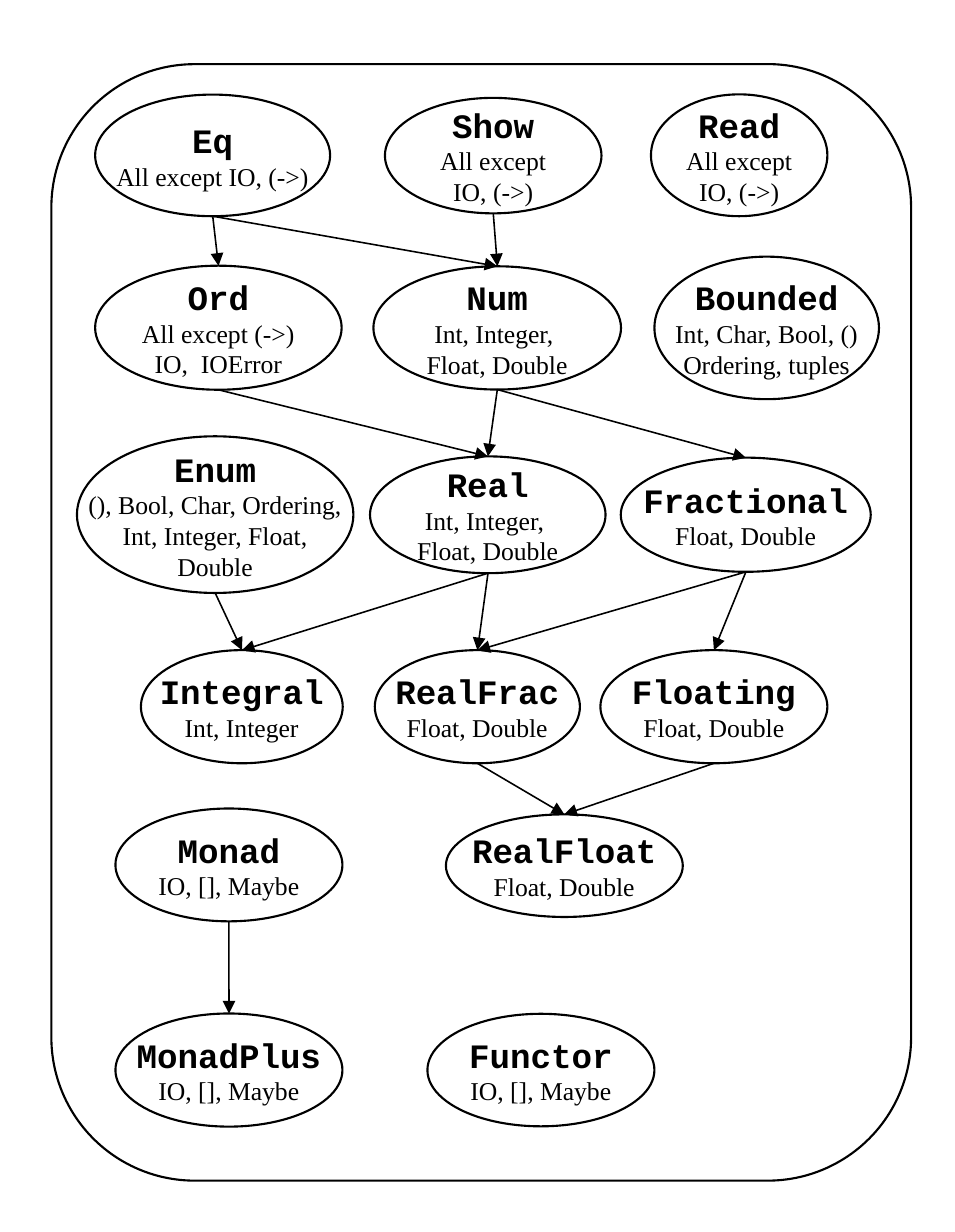
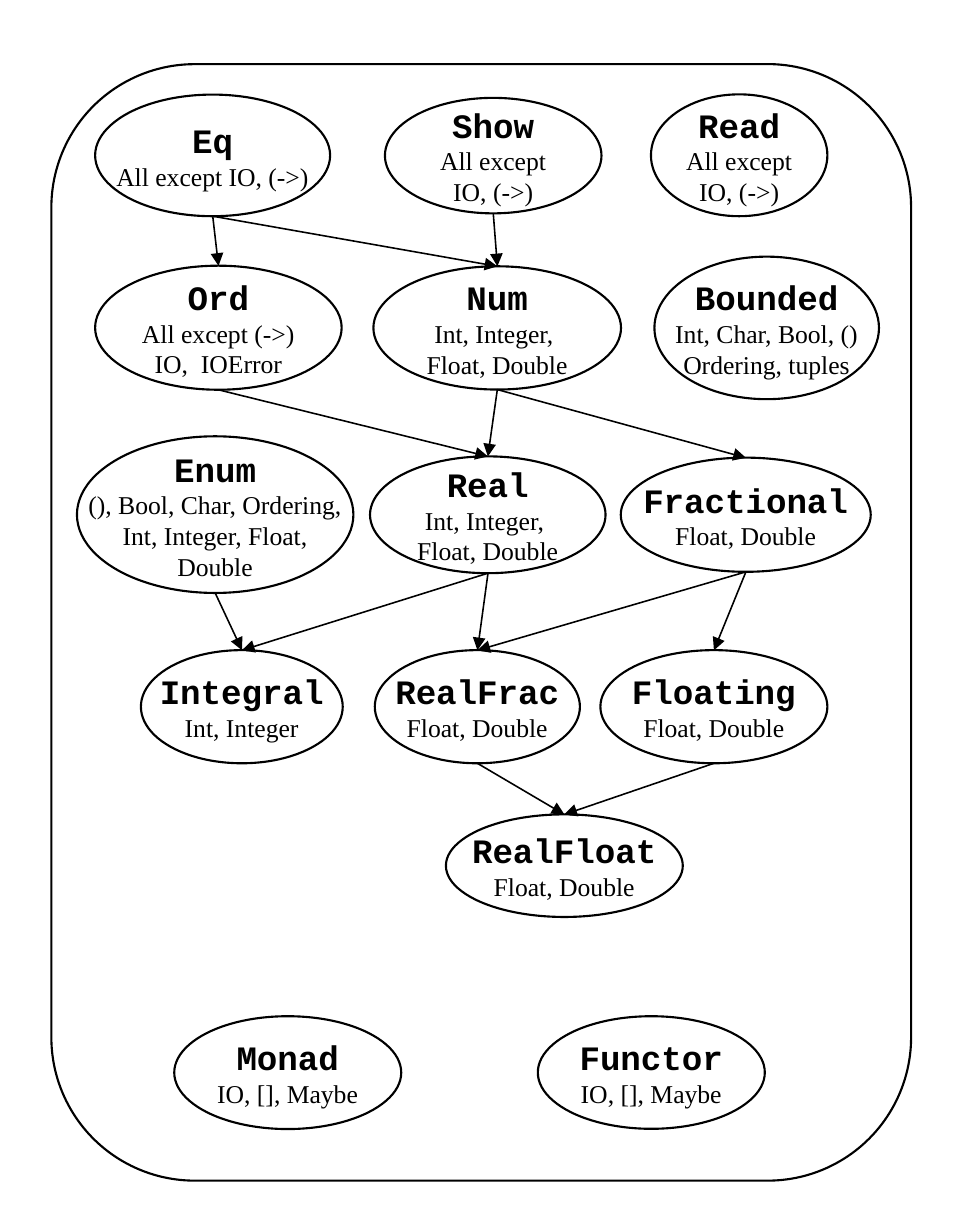
Before and after one commit to haskell/haskell-report, a slide deck: slide 1 of report/classes.ppt. Drawn at 955x1232 pixels with LibreOffice and Linux fonts; fonts in the diff are those of the drawing. Boxes give left, top, right and bottom in pixels: in the first picture for what was removed or moved away, otherwise in the second. Text is boxed around its words. In the diff, an @@ line names an element or a change of style, - is before the commit and + after.

```diff
--- a/report/classes.ppt
+++ b/report/classes.ppt
@@ arrow removed from (230, 921) to (230, 1014) @@
@@ ellipse removed at (116, 1014, 342, 1126) @@
-MonadPlus
-IO, [], Maybe
@@ ellipse "Monad": place and size @@
-ellipse "Monad" at (116, 809, 342, 921)
+ellipse "Monad" at (174, 1017, 400, 1129)
@@ ellipse "Functor": place and size @@
-ellipse "Functor" at (428, 1014, 655, 1126)
+ellipse "Functor" at (538, 1017, 764, 1129)
```
Also in this commit, not shown: 43 other files.
